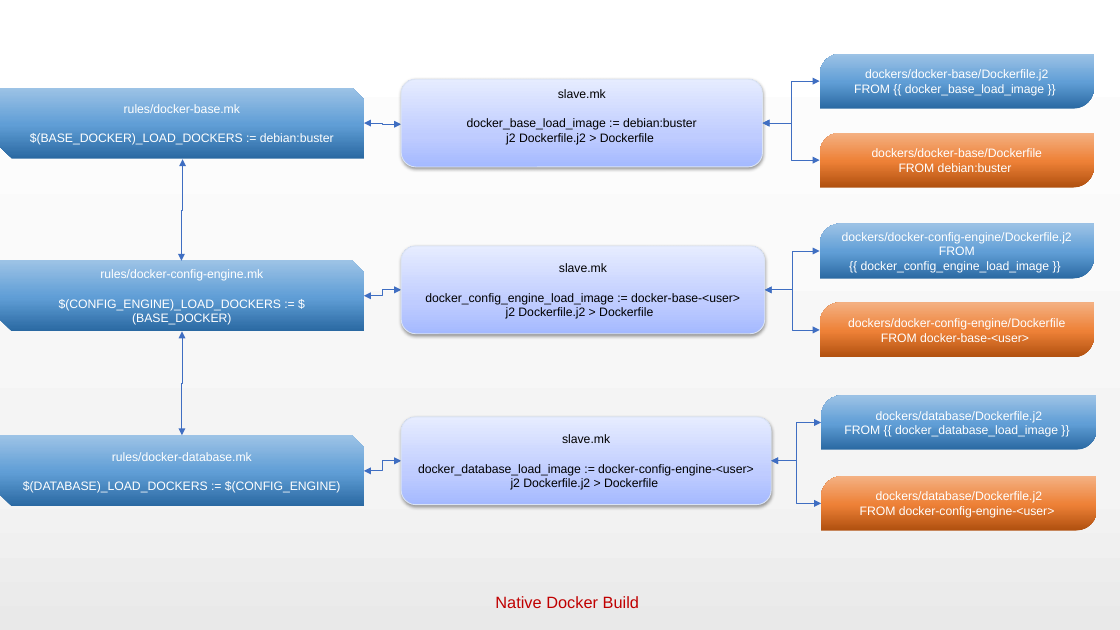
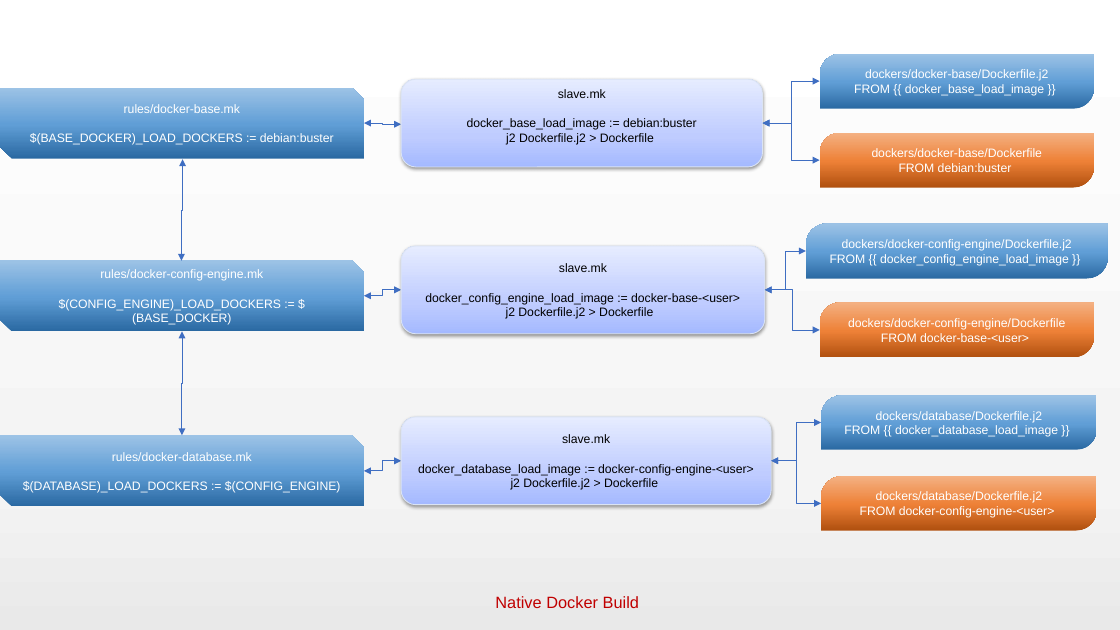
Before and after one commit to Kalimuthu-Velappan/SONIC-DOCS, a slide deck: slide 1 of system/build/images.pptx. Drawn at 1120x630 pixels with LibreOffice and Linux fonts; fonts in the diff are those of the drawing. Boxes give left, top, right and bottom in pixels: in the first picture for what was removed or moved away, otherwise in the second. Text is boxed around its words. In the diff, an @@ line names an element or a change of style, - is before the commit and + after.

```diff
--- a/system/build/images.pptx
+++ b/system/build/images.pptx
@@ round diag rect "dockers/docker-config-engine/Dockerfile.j2": place and size @@
-round diag rect "dockers/docker-config-engine/Dockerfile.j2" at box(820, 223, 1095, 279)
+round diag rect "dockers/docker-config-engine/Dockerfile.j2" at box(806, 223, 1107, 279)
@@ elbow double arrow moved from (765, 290) - (820, 251) to (765, 290) - (806, 251) @@
```
Also in this commit, not shown: 4 other slides changed, 2 slides added, 17 other files.
